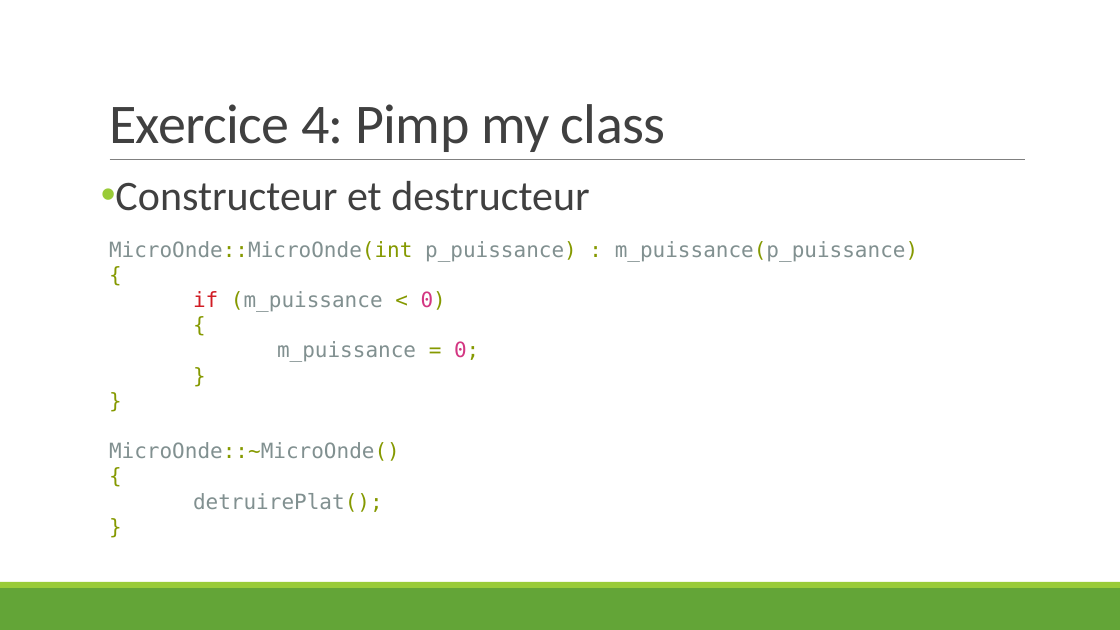
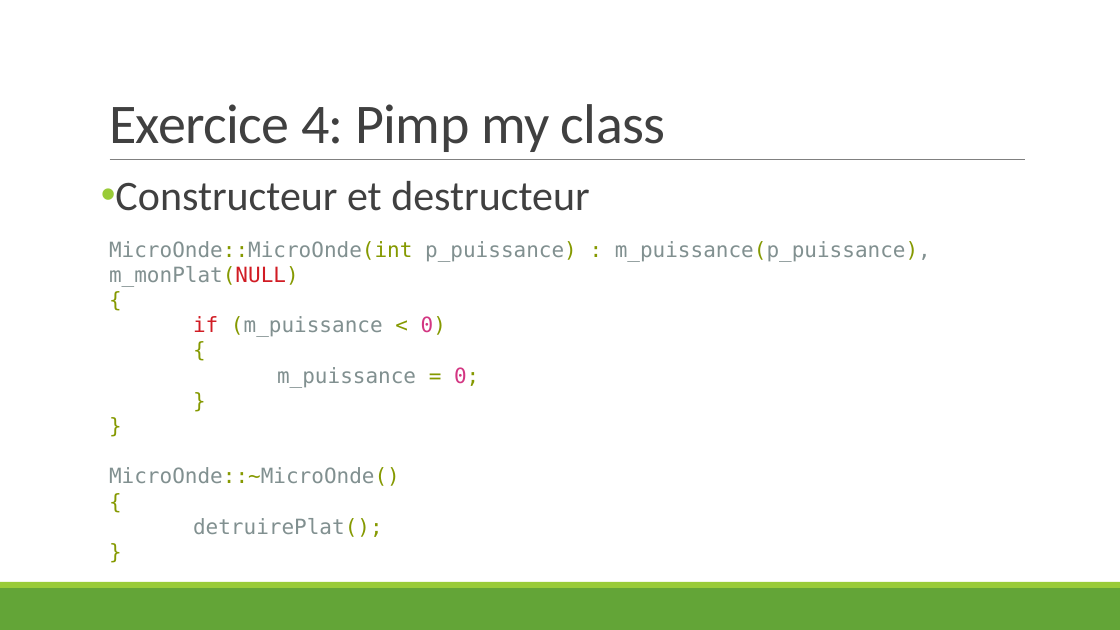
Before and after one commit to JDIS/AtelierCpp, a slide deck: slide 34 of Presentation.pptx. Drawn at 1120x630 pixels with LibreOffice and Linux fonts; fonts in the diff are those of the drawing. Boxes give left, top, right and bottom in pixels: in the first picture for what was removed or moved away, otherwise in the second. Text is boxed around its words. In the diff, an @@ line names an element or a change of style, - is before the commit and + after.

```diff
--- a/Presentation.pptx
+++ b/Presentation.pptx
@@ text at box(109, 241, 931, 287): text changed @@
-MicroOnde::MicroOnde(int p_puissance) : m_puissance(p_puissance)
+MicroOnde::MicroOnde(int p_puissance) : m_puissance(p_puissance), m_monPlat(NULL)
```
Also in this commit, not shown: 2 other slides changed.
